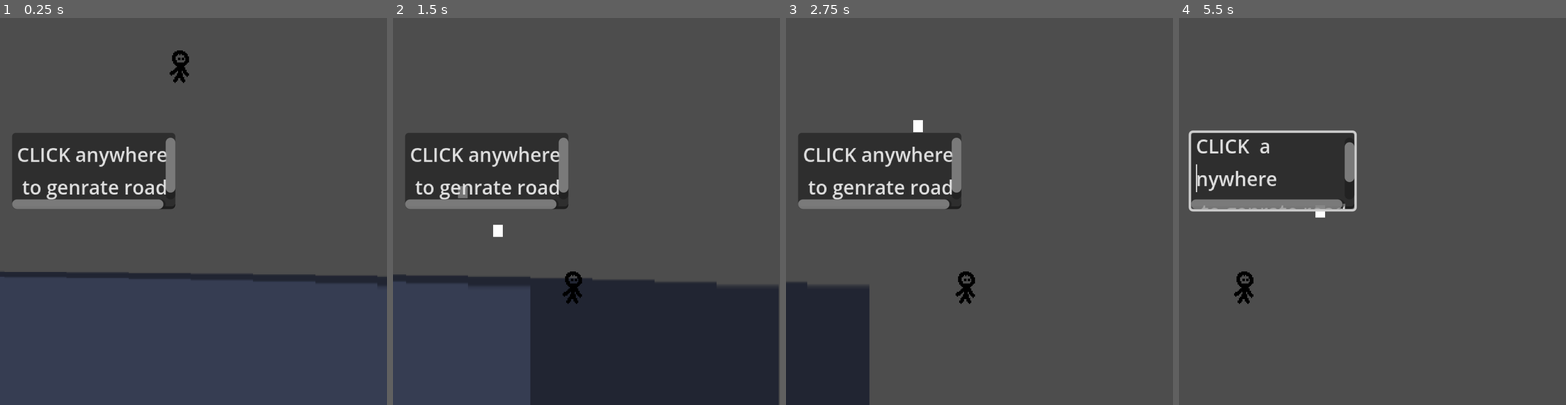
Above: before the commit, frames 1-4 (left to right).
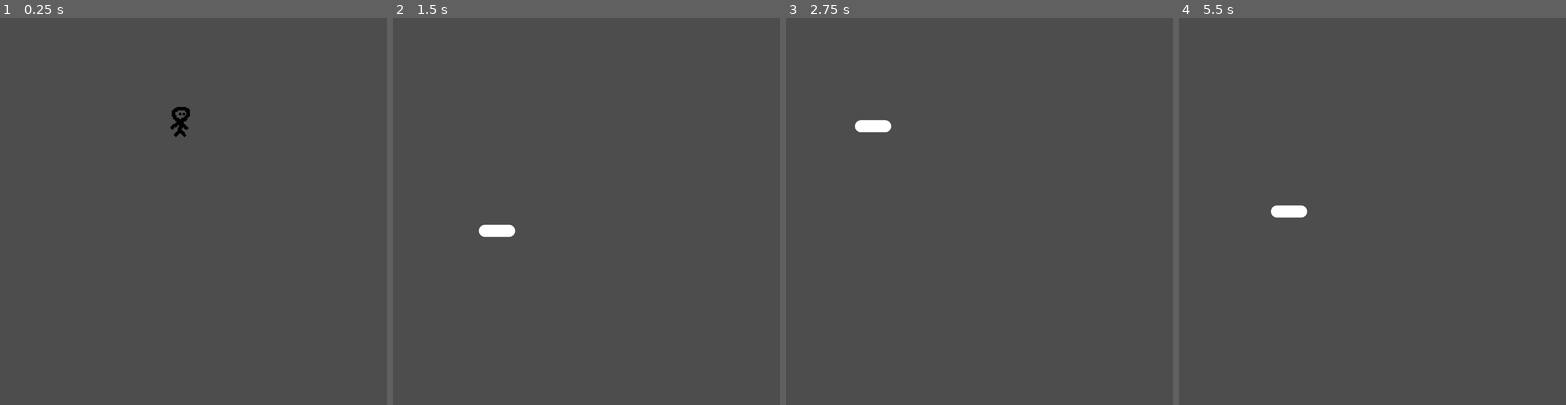
Above: after the commit, the same moments.

Repository: tanmayrajk/kinda-like-linerider-ig
Game: Godot game, scene res://assets/scenes/main.tscn
Two runs of this game, one before a commit and one after it. Both use one fixed random seed, a clock stepped at 60 frames per second and the inputs below. The engine's default icon, where the game draws it, is replaced by a stand-in: a white triangle on a blue panel in a dark square.
Inputs (mouse positions are in pixels of both pictures, inside the frame that each line leads up to):
- Up to frame 1 (0.25 s): no input
- Up to frame 2 (1.5 s): tap Enter (ui_accept) at 0.5, 0.8, 1.35 s; move the mouse to (671, 192) at 0.52 s; hold Right (ui_right) from 0.53 s (still down); click (671, 192) at 0.6 s; tap Space (jump) at 0.77, 1.07 s; move the mouse to (509, 230) at 1.27 s; click (509, 230) at 1.42 s
- Up to frame 3 (2.75 s): tap Space (jump) at 1.52, 1.55, 1.82, 2.1 s; move the mouse to (1018, 126) at 2.02 s; release Right (ui_right) at 2.03 s; hold Left (ui_left) from 2.03 s (still down); click (1018, 126) at 2.3 s
- Up to frame 4 (5.5 s): move the mouse to (1353, 288) at 2.77 s; release Left (ui_left) at 2.78 s; hold Right (ui_right) 2.78-4.28 s; click (1353, 288) at 2.85 s; tap Space (jump) at 3.02, 3.32, 3.77, 3.8, 4.07, 4.52, 4.82 s; tap Enter (ui_accept) at 3.05, 3.6, 5.3 s; move the mouse to (1488, 269) at 3.52 s; click (1488, 269) at 3.67 s; move the mouse to (1256, 153) at 4.27 s; hold Left (ui_left) 4.28-5.03 s; tap Alt at 4.35 s; click (1256, 153) at 4.55 s; move the mouse to (1391, 211) at 5.02 s; hold Right (ui_right) from 5.03 s (still down); tap Shift at 5.1 s; click (1391, 211) at 5.17 s

The runs differ from the first frame. In frame 1, 10% of the frame differs, in the area x 0-100%, y 8-71%; in frame 2, 30%, in the area x 0-100%, y 29-100%; in frame 3, 15%; in frame 4, 9.3%.

Commit message:
replace the messy previous drawing system which relied on scene instancing and camera movement and player movement??? with a better one that just creates strokes using line2d and moves the world left instead of the player right

Diff:
--- a/assets/scenes/main.tscn
+++ b/assets/scenes/main.tscn
@@ -1,47 +1,16 @@
-[gd_scene load_steps=7 format=3 uid="uid://cgvewubii4ca1"]
+[gd_scene format=3 uid="uid://uey54unyj4jv"]
 
-[ext_resource type="Texture2D" uid="uid://cairll5r8ant4" path="res://icon.svg" id="1_o5qli"]
-[ext_resource type="PackedScene" uid="uid://dksjy6yduj422" path="res://assets/scenes/player.tscn" id="2_0wfyh"]
-[ext_resource type="Script" uid="uid://mplpc4lobgbt" path="res://scripts/camera_2d.gd" id="3_sugp2"]
-[ext_resource type="Script" uid="uid://bj5acg6rt0kd8" path="res://scripts/doodle.gd" id="6_tefeu"]
-[ext_resource type="PackedScene" uid="uid://dwivi4t08lxhu" path="res://assets/scenes/stroke.tscn" id="7_o6xl0"]
+[ext_resource type="PackedScene" uid="uid://dch1v4m2u2sd6" path="res://assets/scenes/player.tscn" id="2_0wfyh"]
+[ext_resource type="Script" uid="uid://da1xie7oek4ts" path="res://scripts/moving_world.gd" id="2_sfrgt"]
+[ext_resource type="Script" uid="uid://db1jr5yxrfpcd" path="res://scripts/the_strokes.gd" id="3_etxf0"]
 
-[sub_resource type="RectangleShape2D" id="RectangleShape2D_35tmg"]
-size = Vector2(7035, 93)
+[node name="main" type="Node2D" unique_id=1209180813]
 
-[node name="main" type="Node2D"]
+[node name="moving_world" type="Node2D" parent="." unique_id=1843435256]
+script = ExtResource("2_sfrgt")
 
-[node name="ground" type="StaticBody2D" parent="."]
-position = Vector2(100, 320)
+[node name="the_strokes" type="Node2D" parent="moving_world" unique_id=1621566685]
+script = ExtResource("3_etxf0")
 
-[node name="Sprite2D" type="Sprite2D" parent="ground"]
-position = Vector2(-2860, -8)
-scale = Vector2(51.390625, 1)
-texture = ExtResource("1_o5qli")
-
-[node name="CollisionShape2D" type="CollisionShape2D" parent="ground"]
-position = Vector2(-2379, 2)
-shape = SubResource("RectangleShape2D_35tmg")
-
-[node name="player" parent="." instance=ExtResource("2_0wfyh")]
-position = Vector2(70, 44)
-floor_constant_speed = true
-floor_snap_length = 10.0
-
-[node name="Camera2D" type="Camera2D" parent="."]
-position = Vector2(70, 199)
-script = ExtResource("3_sugp2")
-
-[node name="CanvasLayer" type="CanvasLayer" parent="."]
-
-[node name="TextEdit" type="TextEdit" parent="CanvasLayer"]
-offset_left = 10.0
-offset_top = 95.0
-offset_right = 145.0
-offset_bottom = 158.0
-text = "CLICK anywhere
- to genrate road "
-
-[node name="doodle" type="Node2D" parent="."]
-script = ExtResource("6_tefeu")
-stroke_scene = ExtResource("7_o6xl0")
+[node name="player" parent="." unique_id=534280259 instance=ExtResource("2_0wfyh")]
+position = Vector2(149, 54)
--- a/assets/scenes/player.tscn
+++ b/assets/scenes/player.tscn
@@ -1,17 +1,17 @@
-[gd_scene format=3 uid="uid://dksjy6yduj422"]
+[gd_scene format=3 uid="uid://dch1v4m2u2sd6"]
 
-[ext_resource type="Script" uid="uid://d3o001rpvd3rd" path="res://scripts/player.gd" id="1_g2els"]
+[ext_resource type="Script" uid="uid://d3nl0tkwp2jv7" path="res://scripts/player.gd" id="1_g2els"]
 [ext_resource type="Texture2D" uid="uid://dh88s0k5bduh1" path="res://assets/guy-idle.png" id="3_qhqgy"]
 
-[sub_resource type="CapsuleShape2D" id="CapsuleShape2D_tuyoq"]
-radius = 7.0
-height = 26.58
+[sub_resource type="CapsuleShape2D" id="CapsuleShape2D_21crw"]
+radius = 6.0
+height = 26.0
 
-[sub_resource type="AtlasTexture" id="AtlasTexture_dqkch"]
+[sub_resource type="AtlasTexture" id="AtlasTexture_0ngxb"]
 atlas = ExtResource("3_qhqgy")
 region = Rect2(0, 0, 32, 32)
 
-[sub_resource type="AtlasTexture" id="AtlasTexture_qlg0r"]
+[sub_resource type="AtlasTexture" id="AtlasTexture_whp64"]
 atlas = ExtResource("3_qhqgy")
 region = Rect2(32, 0, 32, 32)
 
@@ -19,24 +19,24 @@
 animations = [{
 "frames": [{
 "duration": 1.0,
-"texture": SubResource("AtlasTexture_dqkch")
+"texture": SubResource("AtlasTexture_0ngxb")
 }, {
 "duration": 1.0,
-"texture": SubResource("AtlasTexture_qlg0r")
+"texture": SubResource("AtlasTexture_whp64")
 }],
 "loop": 1,
 "name": &"idle",
 "speed": 5.0
 }]
 
-[node name="player" type="CharacterBody2D" unique_id=291602364]
+[node name="player" type="CharacterBody2D" unique_id=534280259]
 script = ExtResource("1_g2els")
 
-[node name="CollisionShape2D" type="CollisionShape2D" parent="." unique_id=886853184]
-position = Vector2(0, 2.71)
-shape = SubResource("CapsuleShape2D_tuyoq")
+[node name="CollisionShape2D" type="CollisionShape2D" parent="." unique_id=1245080201]
+position = Vector2(0, 2)
+shape = SubResource("CapsuleShape2D_21crw")
 
-[node name="AnimatedSprite2D" type="AnimatedSprite2D" parent="." unique_id=1225055393]
+[node name="AnimatedSprite2D" type="AnimatedSprite2D" parent="." unique_id=354860514]
 sprite_frames = SubResource("SpriteFrames_35tmg")
 animation = &"idle"
-frame_progress = 0.98973817
+metadata/_edit_lock_ = true
--- a/assets/scenes/stroke.tscn
+++ /dev/null
@@ -1,10 +0,0 @@
-[gd_scene load_steps=2 format=3 uid="uid://dwivi4t08lxhu"]
-
-[ext_resource type="Script" uid="uid://b1ccw2dkrjd4h" path="res://scripts/stroke.gd" id="1_a402u"]
-
-[node name="stroke" type="Node2D"]
-script = ExtResource("1_a402u")
-
-[node name="Line2D" type="Line2D" parent="."]
-
-[node name="StaticBody2D" type="StaticBody2D" parent="."]
--- a/project.godot
+++ b/project.godot
@@ -8,11 +8,15 @@
 
 config_version=5
 
+[animation]
+
+compatibility/default_parent_skeleton_in_mesh_instance_3d=true
+
 [application]
 
 config/name="pass it up"
-run/main_scene="uid://cgvewubii4ca1"
-config/features=PackedStringArray("4.5", "Forward Plus")
+run/main_scene="uid://uey54unyj4jv"
+config/features=PackedStringArray("4.7", "Forward Plus")
 config/icon="res://icon.svg"
 
 [display]
--- a/scripts/camera_2d.gd
+++ /dev/null
@@ -1,6 +0,0 @@
-extends Camera2D
-const SPD = 200.0
-var run = true
-func _process(delta):
-	if run:
-		position.x += SPD*delta
--- a/scripts/doodle.gd
+++ /dev/null
@@ -1,37 +0,0 @@
-extends Node2D
-@export var stroke_scene: PackedScene
-var spawn_distance = 8
-var max_slope_angle = 40
-var follow_smoothness =0.35
-var current_strokes = null
-var is_drawing = false
-var click_offset_x = 0
-var last_spawn_x = 0
-var pen_y = 0
-func _process(delta) :
-
-	var camera = get_viewport().get_camera_2d()
-	var mouse_position = get_global_mouse_position()
-
-
-	if Input.is_action_just_pressed("click"):
-		is_drawing = true
-		click_offset_x = mouse_position.x - camera.global_position.x
-		last_spawn_x = mouse_position.x
-		pen_y = mouse_position.y
-		current_strokes = stroke_scene.instantiate()
-		get_parent().add_child(current_strokes)
-		current_strokes.add_point_at(mouse_position)
-	if Input.is_action_just_released("click"):
-		is_drawing = false
-
-	if not is_drawing:
-		return
-
-	var paint_x = camera.global_position.x + click_offset_x
-	while paint_x - last_spawn_x >= spawn_distance:
-		last_spawn_x += spawn_distance
-		var max_step = tan(deg_to_rad(max_slope_angle))*spawn_distance
-		var wanted_step = (mouse_position.y - pen_y) * follow_smoothness
-		pen_y += clampf(wanted_step, -max_step, max_step)
-		current_strokes.add_point_at(Vector2(last_spawn_x,pen_y))
--- /dev/null
+++ b/scripts/moving_world.gd
@@ -0,0 +1,12 @@
+extends Node2D
+
+var speed := 300.0
+
+# Called when the node enters the scene tree for the first time.
+func _ready() -> void:
+	pass # Replace with function body.
+
+
+# Called every frame. 'delta' is the elapsed time since the previous frame.
+func _physics_process(delta: float) -> void:
+	position.x -= speed * delta
--- a/scripts/pen.gd
+++ /dev/null
@@ -1,38 +0,0 @@
-extends TileMapLayer
-const atlas_coords = Vector2i(0,0)
-var is_drawing = false
-var click_offset = Vector2.ZERO
-var last_cell_x = 0
-var last_spawn_x = 0
-
-var spawn_distance = 32
-var click_world_y = 0
-
-func _process(delta):
-	var cam = get_viewport().get_camera_2d()
-
-	if Input.is_action_just_pressed("click"):
-		is_drawing = true
-		click_offset = get_global_mouse_position() - cam.global_position
-		last_cell_x = local_to_map(to_local(cam.global_position + click_offset)).x
-		last_spawn_x = get_global_mouse_position().x
-
-		click_world_y = get_global_mouse_position().y
-		set_cell(local_to_map(to_local(get_global_mouse_position())),0,atlas_coords)
-	if Input.is_action_just_released("click"):
-		is_drawing = false
-
-
-	if not is_drawing:
-		return
-
-	var cell_fill = local_to_map(to_local(cam.global_position + click_offset))
-	var paint_x = cam.global_position.x + click_offset.x
-	while paint_x - last_spawn_x >= spawn_distance:
-
-		last_spawn_x +=  spawn_distance
-		var spawn_cell = local_to_map(to_local(Vector2(last_spawn_x, click_world_y)))
-		set_cell(spawn_cell,0,atlas_coords)
-
-
-	last_cell_x = cell_fill.x
--- a/scripts/player.gd
+++ b/scripts/player.gd
@@ -1,41 +1,28 @@
 extends CharacterBody2D
 
-const SPEED = 200.0
-const ACCELERATION = 1500.0
-const FRICTION = 2000.0
-const JUMP_VELOCITY = -350.0
-const JUMP_CUT = 0.5
-var run = true
-var gravity = 980
-var fall_margin = 100
+@onready var sprite: AnimatedSprite2D = $AnimatedSprite2D
+
+#const SPEED = 300.0
+#const JUMP_VELOCITY = -400.0
+
 
 func _physics_process(delta: float) -> void:
+	# Add the gravity.
 	if not is_on_floor():
-		velocity.y += gravity * delta
+		velocity += get_gravity() * delta
 
+	# Handle jump.
+	#if Input.is_action_just_pressed("ui_accept") and is_on_floor():
+		#velocity.y = JUMP_VELOCITY
 
+	# Get the input direction and handle the movement/deceleration.
+	# As good practice, you should replace UI actions with custom gameplay actions.
+	#var direction := Input.get_axis("ui_left", "ui_right")
+	#if direction:
+		#velocity.x = direction * SPEED
+	#else:
+		#velocity.x = move_toward(velocity.x, 0, SPEED)
 
-	if Input.is_action_just_pressed("jump") and is_on_floor():
-		velocity.y = JUMP_VELOCITY
-
-	if Input.is_action_just_released("jump") and velocity.y < 0:
-		velocity.y *= JUMP_CUT
-
-	var direction := 1.0
-	if direction:
-		velocity.x = move_toward(velocity.x, direction * SPEED, ACCELERATION * delta)
-	else:
-		velocity.x = move_toward(velocity.x, 0, FRICTION * delta)
-
-	$AnimatedSprite2D.play("idle")
-
-	if direction != 0:
-		$AnimatedSprite2D.flip_h = direction < 0
+	sprite.play("idle")
 
 	move_and_slide()
-
-	var camera = get_viewport().get_camera_2d()
-	var half_window = get_viewport_rect().size / 2 / camera.zoom
-	var is_outside = global_position.y > camera.global_position.y + half_window.y + fall_margin or global_position.x < camera.global_position.x - half_window.x - fall_margin
-	if is_outside:
-		get_tree().reload_current_scene()
--- a/scripts/stroke.gd
+++ /dev/null
@@ -1,42 +0,0 @@
-extends Node2D
-
-var max_points = 300 #max lenght at a time before deletion
-
-var thickness = 8.0
-
-var free_distance = 1500.0 # to let line delete withut camera
-const pencil_path = "res://pencil_stroke.png" #
-
-@onready var line = $Line2D
-@onready var body = $StaticBody2D
-
-func _ready() -> void:
-	line.texture = load(pencil_path)
-	line.texture_mode = Line2D.LINE_TEXTURE_TILE
-	line.texture_repeat = CanvasItem.TEXTURE_REPEAT_ENABLED
-	line.texture_filter = CanvasItem.TEXTURE_FILTER_LINEAR
-
-func add_point_at(world_position: Vector2) -> void:
-	var count = line.get_point_count()
-	if count > 0:
-		make_piece(line.get_point_position(count - 1), world_position)
-	line.add_point(world_position)
-	if line.get_point_count() > max_points:
-		line.remove_point(0)
-		var old_piece = body.get_child(0)
-		body.remove_child(old_piece)
-		old_piece.queue_free()
-
-func make_piece(start_point: Vector2, end_point: Vector2) -> void:
-	var piece = CollisionPolygon2D.new()
-	var drop = Vector2(0, thickness)
-	piece.polygon = PackedVector2Array([start_point, end_point, end_point + drop, start_point + drop])
-	body.add_child(piece)
-
-func _process(_delta: float) -> void:
-	var count = line.get_point_count()
-	if count == 0:
-		return
-	var camera = get_viewport().get_camera_2d()
-	if camera.global_position.x - line.get_point_position(count - 1).x > free_distance:
-		queue_free()
--- /dev/null
+++ b/scripts/the_strokes.gd
@@ -0,0 +1,50 @@
+extends Node2D
+
+var drawing := false
+var current_line: Line2D
+
+func _unhandled_input(event: InputEvent) -> void:
+	if event is InputEventMouseButton:
+		if event.button_index == MOUSE_BUTTON_LEFT:
+			drawing = event.pressed
+
+			if drawing:
+				current_line = Line2D.new()
+				current_line.width = 10.0
+				current_line.begin_cap_mode = Line2D.LINE_CAP_ROUND
+				current_line.end_cap_mode = Line2D.LINE_CAP_ROUND
+				current_line.joint_mode = Line2D.LINE_JOINT_ROUND
+
+				var body := StaticBody2D.new()
+				current_line.add_child(body)
+
+				add_child(current_line)
+
+				var point := current_line.to_local(get_global_mouse_position())
+				current_line.add_point(point)
+
+func _process(delta: float) -> void:
+	if not drawing:
+		return
+
+	var new_point := current_line.to_local(get_global_mouse_position())
+	var old_point := current_line.points[-1]
+
+	if (new_point.distance_to(old_point) < 5.0):
+		return
+
+	current_line.add_point(new_point)
+
+#	add colliders and stuff
+
+	var collision := CollisionShape2D.new()
+	var capsule := CapsuleShape2D.new()
+
+	capsule.radius = current_line.width / 2
+	capsule.height = old_point.distance_to(new_point) + current_line.width
+
+	collision.shape = capsule
+	collision.position = (old_point + new_point) / 2
+	collision.rotation = old_point.angle_to_point(new_point) - PI / 2.0
+
+	current_line.get_child(0).add_child(collision)
Binary file removed: assets/humour-funny-face-youtube-joke-laughter-png-favpng-XaH7GJdwVT1k7VedceNTfTnzY.jpg
Not shown, removed: assets/humour-funny-face-youtube-joke-laughter-png-favpng-XaH7GJdwVT1k7VedceNTfTnzY.jpg.import
Binary file removed: assets/pencil_stroke.png
Not shown, removed: assets/pencil_stroke.png.import
Not shown, removed: scripts/camera_2d.gd.uid
Not shown, removed: scripts/doodle.gd.uid
Not shown, added: scripts/moving_world.gd.uid
Not shown, removed: scripts/pen.gd.uid
Not shown, changed: scripts/player.gd.uid
Not shown, removed: scripts/stroke.gd.uid
Not shown, added: scripts/the_strokes.gd.uid
